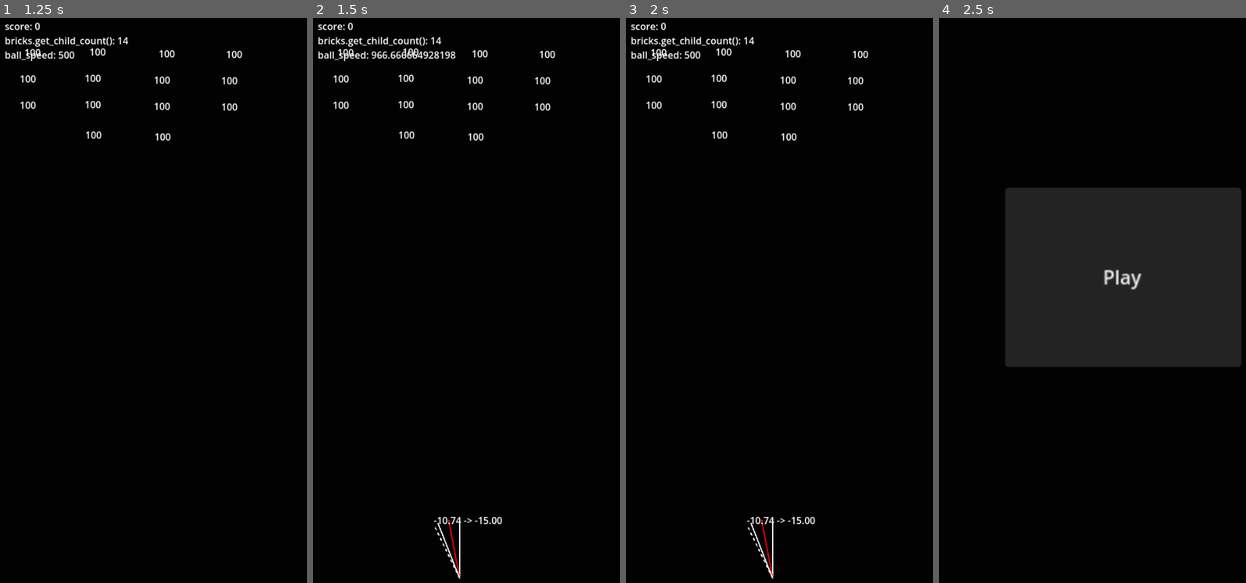
Above: before the commit, frames 1-4 (left to right).
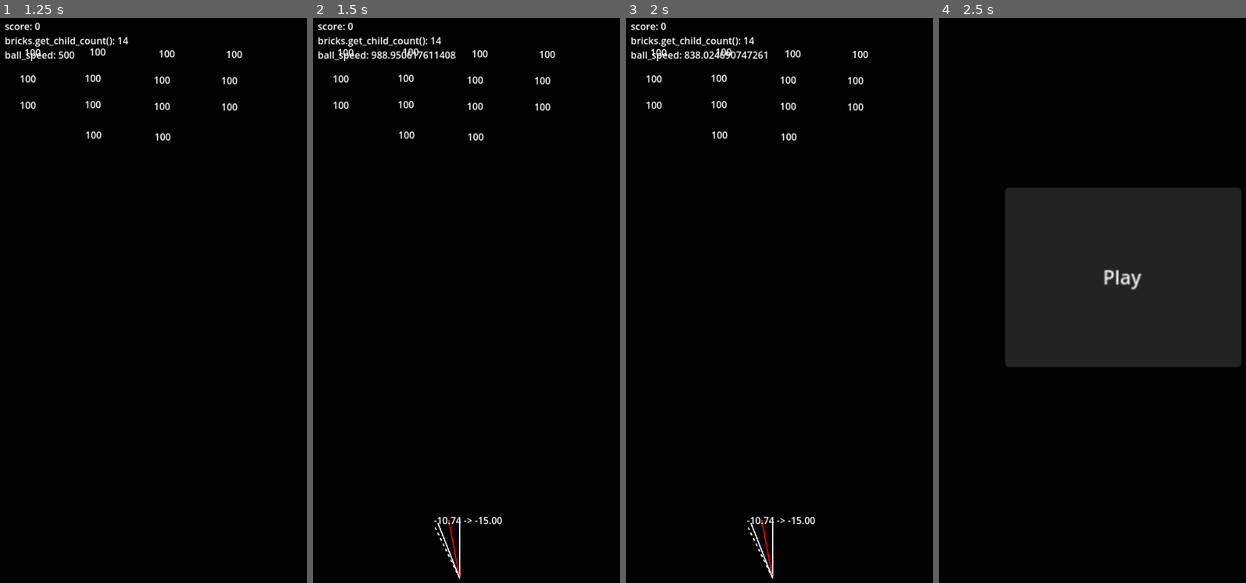
Above: after the commit, the same moments.

Repository: arunas-cesonis/pingpong2
Game: Godot game, scene res://main.tscn
Two runs of this game, one before a commit and one after it. Both use one fixed random seed, a clock stepped at 60 frames per second and the inputs below.
Inputs:
- Up to frame 1 (1.25 s): click "Play" at 0.5 s
- Up to frame 2 (1.5 s): tap Enter at 1.25 s; hold D (MoveRight) from 1.28 s (still down)
- Up to frame 3 (2 s): keep holding D (MoveRight)
- Up to frame 4 (2.5 s): tap R (Reset) at 2 s; release D (MoveRight) at 2.03 s; hold A (MoveLeft) from 2.03 s (still down)

Frame 1 is identical in both runs. In frame 2, 0.2% of the frame differs, in the area x 20-45%, y 5-8%; in frame 3, 0.2%, in the area x 18-47%, y 5-8%; in frame 4, nothing differs.

Commit message:
Add ball_speed tweening and curve_demo

Diff:
--- a/game.gd
+++ b/game.gd
@@ -20,25 +20,21 @@
 @export var reflect_amount := 0.5
 
 @export_group("Ball collision")
+@export_category("Player")
+@export_range(0.0, 90.0, 0.001, "degrees") var player_angle_limit_min := 0.0
+@export_range(0.0, 90.0, 0.001, "degrees") var player_angle_limit_max := 90.0
+@export var curve_demo: Curve = Curve.new()
 @export_category("Wall")
 @export_range(0.0, 90.0, 0.001, "degrees") var wall_angle_limit_min := 0.0
 @export_range(0.0, 90.0, 0.001, "degrees") var wall_angle_limit_max := 90.0
-@export var wall_acceleration := 0.0
-@export var wall_spawn_node: PackedScene = null
-@export_category("Player")
-@export_range(0.0, 90.0, 0.001, "degrees") var player_angle_limit_min := 0.0
-@export_range(0.0, 90.0, 0.001, "degrees") var player_angle_limit_max := 90.0
-@export var player_acceleration := 0.0
-@export var player_spawn_node: PackedScene = null
 @export_category("Brick")
 @export_range(0.0, 90.0, 0.001, "degrees") var brick_angle_limit_min := 0.0
 @export_range(0.0, 90.0, 0.001, "degrees") var brick_angle_limit_max := 90.0
-@export var brick_acceleration := 0.0
-@export var brick_spawn_node: PackedScene = null
 
 @onready var player_velocity = Vector2.ZERO
 
 var score := 0
+var ball_speed_tween: Tween = null
 
 @onready var ball_speed = initial_ball_speed
 @onready var ball_direction = initial_ball_direction
@@ -48,7 +44,6 @@
 func brick_remaining() -> int:
 	return bricks.get_child_count()
 
-# Called when the node enters the scene tree for the first time.
 func _ready() -> void:
 	pass
 
@@ -85,10 +80,17 @@
 			normal = normal_offseted
 			bounce_angle_limit_max = player_angle_limit_max
 			bounce_angle_limit_min = player_angle_limit_min
+
+			if ball_speed_tween:
+				ball_speed_tween.kill()
+				ball_speed_tween = null
+			var tween := get_tree().create_tween()
 			ball_speed = 1000.0
-
-			var tween := get_tree().create_tween()
-			tween.tween_property(self, "ball_speed", initial_ball_speed, 0.5)
+			tween.set_parallel(true)
+			var t = tween.tween_property(self, "ball_speed", initial_ball_speed, 3.0)
+			t.set_ease(Tween.EaseType.EASE_OUT)
+			t.set_trans(Tween.TransitionType.TRANS_QUAD)
+			ball_speed_tween = tween
 
 		elif collision.get_collider() is Brick:
 			var brick := collision.get_collider() as Brick
--- a/game.tscn
+++ b/game.tscn
@@ -16,7 +16,8 @@
 [node name="Game" type="Node2D"]
 script = ExtResource("1_jahp3")
 player_angle_limit_min = 15.0
-player_angle_limit_max = 15.0
+player_angle_limit_max = 20.692
+wall_angle_limit_min = 75.058
 metadata/_edit_vertical_guides_ = [-504.0]
 
 [node name="WallLeft" type="StaticBody2D" parent="."]
